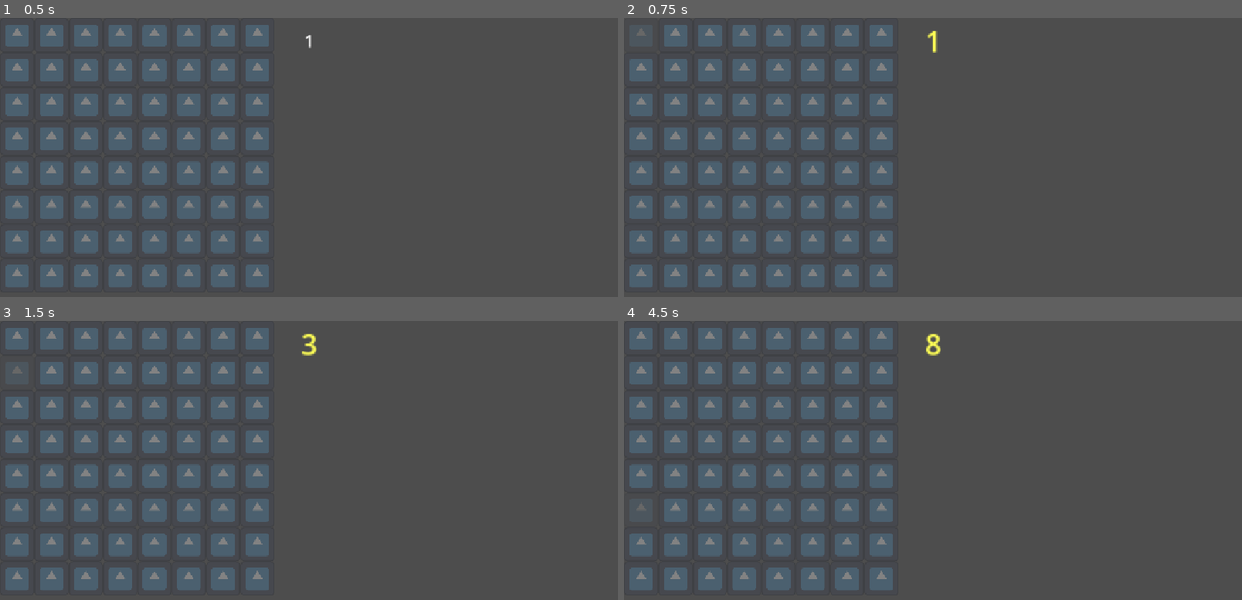
Above: before the commit, frames 1-4 (two rows, left to right).
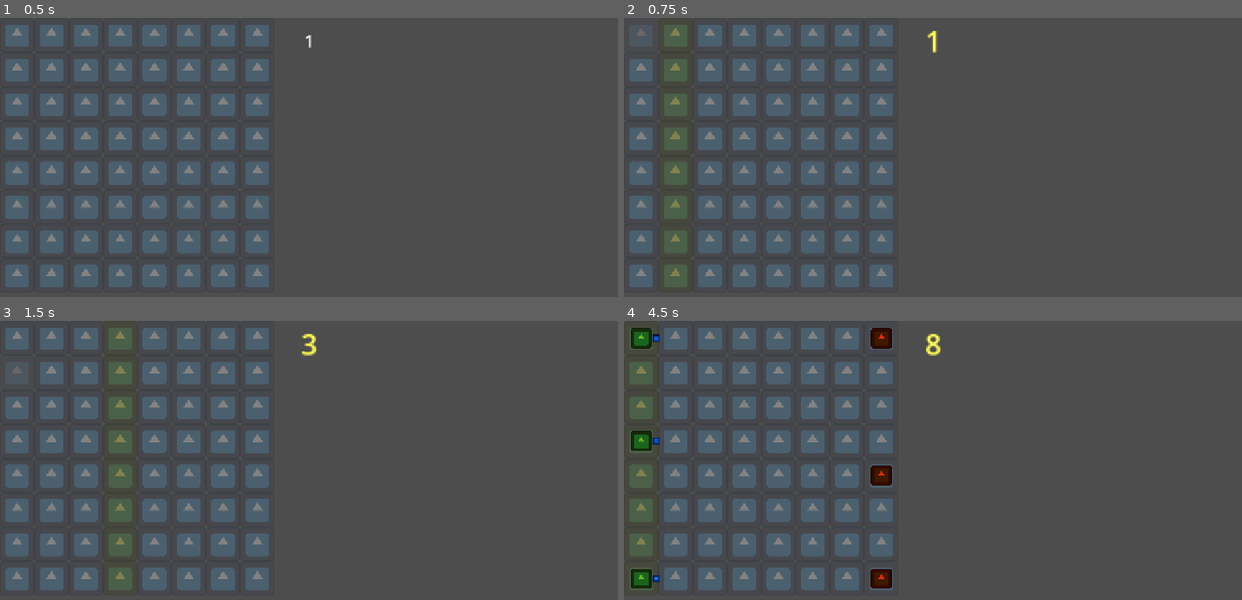
Above: after the commit, the same moments.

Repository: pgpais/gmtk-2026
Game: Godot game, scene res://main.tscn
Two runs of this game, one before a commit and one after it. Both use one fixed random seed, a clock stepped at 60 frames per second and the inputs below. The engine's default icon, where the game draws it, is replaced by a stand-in: a white triangle on a blue panel in a dark square.
Inputs (mouse positions are in pixels of both pictures, inside the frame that each line leads up to):
- Up to frame 1 (0.5 s): no input
- Up to frame 2 (0.75 s): tap Enter at 0.5 s; move the mouse to (642, 34) at 0.52 s; tap Space (move_ticker) at 0.6 s; click (642, 34) at 0.67 s
- Up to frame 3 (1.5 s): tap Space (move_ticker) at 1.25, 1.35 s; move the mouse to (18, 371) at 1.27 s; click (18, 371) at 1.42 s
- Up to frame 4 (4.5 s): tap Enter at 2, 3.5 s; move the mouse to (642, 407) at 2.02 s; tap Space (move_ticker) at 2.1, 2.75, 2.85, 3.6, 4.25, 4.35 s; click (642, 407) at 2.17 s; move the mouse to (642, 440) at 2.77 s; click (642, 440) at 2.92 s; move the mouse to (642, 474) at 3.52 s; click (642, 474) at 3.67 s; move the mouse to (642, 510) at 4.27 s; click (642, 510) at 4.42 s

Frame 1 is identical in both runs. In frame 2, 2.4% of the frame differs, in the area x 6-11%, y 2-97%; in frame 3, 2.5%; in frame 4, 3.0%, in the area x 0-44%, y 2-97%.
Error before the commit: Parse Error: Could not parse global class "LayerGridMap" from "res://map/grid_map.gd". (res://entities/entity.gd:4)

Commit message:
small fix

Diff:
--- a/map/grid_map.gd
+++ b/map/grid_map.gd
@@ -48,7 +48,6 @@
 
 	return result
 
-func get_random_empty_tile(layer_index : int) -> Tile:
 func get_tiles_in_ability_range(ability_range: AbilityRange, starting_tile: Tile) -> Array[Tile]:
 	var tile_position: Vector2 = Vector2(starting_tile.layer.layer_index, starting_tile.tile_index)
 
